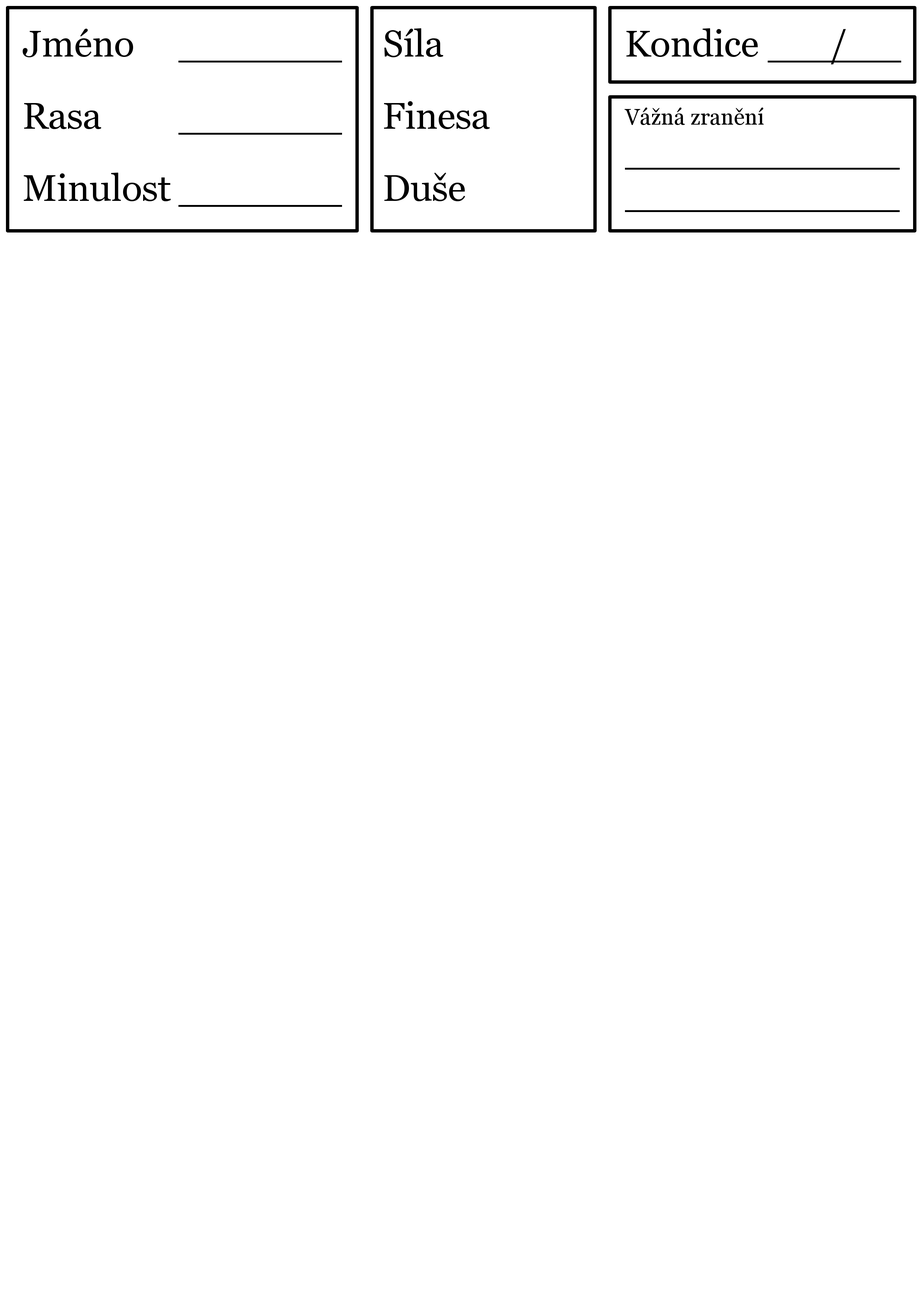
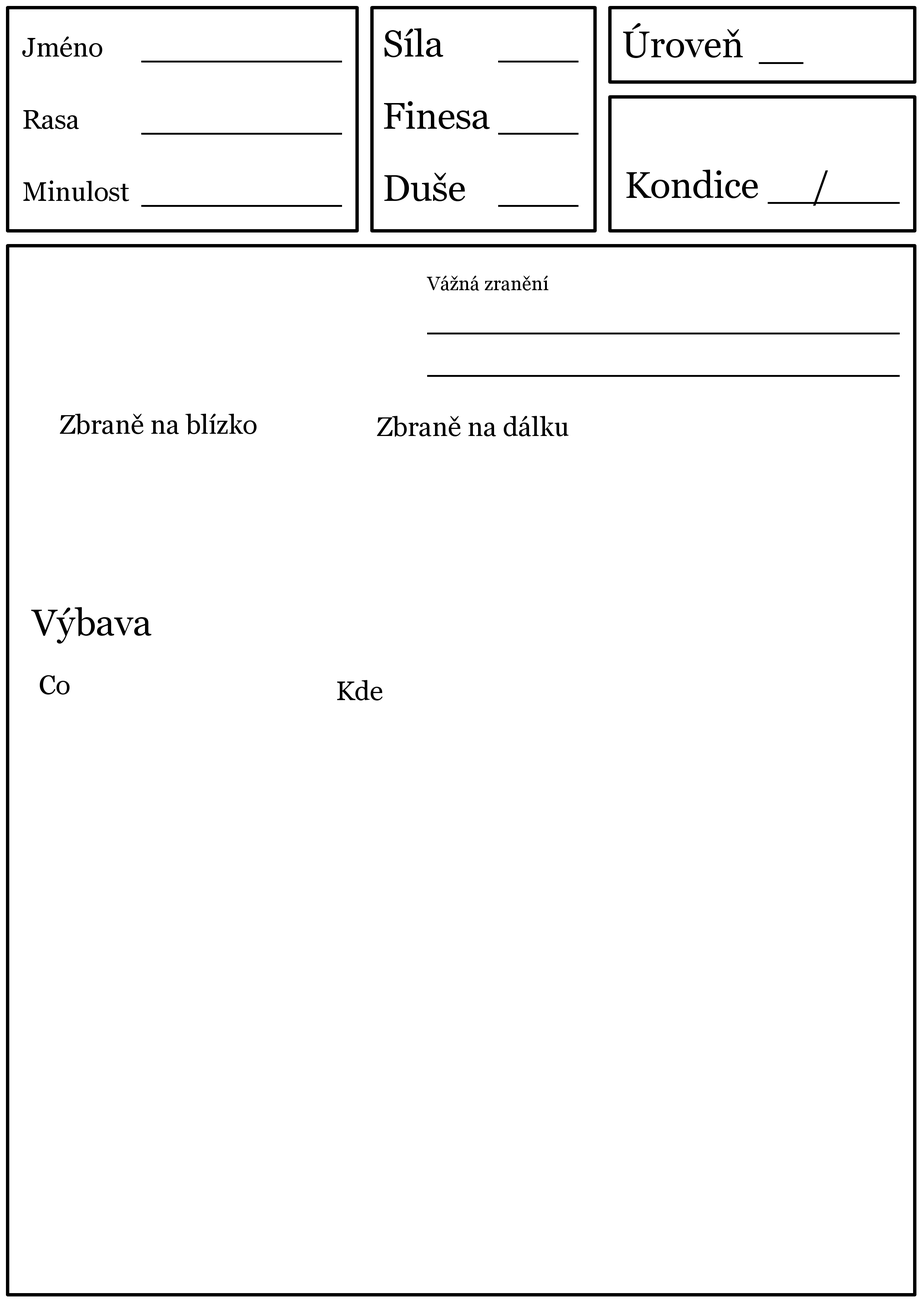
Two versions of the same layered image (922px x 1305px). Layer-by-layer changes:
added group "Jméno, Rasa, Minulost" with 2 layers above "Atributy" over [22, 36, 179, 207]
renamed "Jméno ..." to "Labely (jméno, rasa, minulost)", moved it into group "Jméno, Rasa, Minulost", painted on it over [22, 28, 171, 202]
renamed "..." to "Jméno, rasa, minulost ______", moved it into group "Jméno, Rasa, Minulost", painted on it over [141, 60, 179, 207]
added group "Atributy" with 2 layers above "Kondice" over [498, 60, 579, 207]
added layer "Atributy ______" in group "Atributy" over [498, 60, 579, 207]
added group "Kondice" with 1 layers above "Vážná zranění" over [626, 169, 901, 206]
moved "Kondice /" into group "Kondice", painted on it over [626, 28, 902, 206]
painted on "Vážná zranění" over [426, 107, 901, 377]
added group "Úroveň" with 2 layers above "Zbraně na blízko" over [623, 23, 804, 64]
added layer "Úroveň ______" in group "Úroveň" over [759, 62, 804, 64]
added layer "Úroveň label" in group "Úroveň" over [623, 23, 744, 59]
added group "Zbraně na blízko" with 1 layers above "Zbraně na dálku" over [59, 413, 257, 435]
added layer "Zbraně na blízko label" in group "Zbraně na blízko" over [59, 413, 257, 435]
added group "Zbraně na dálku" with 1 layers above "Výbava" over [377, 415, 569, 437]
added layer "Zbraně na dálku label" in group "Zbraně na dálku" over [377, 415, 569, 437]
added group "Výbava" with 3 layers above "Layer" over [31, 606, 383, 701]
added layer "Co" in group "Výbava" over [39, 675, 70, 695]
added layer "Kde" in group "Výbava" over [337, 679, 383, 701]
added layer "Výbava label" in group "Výbava" over [31, 606, 152, 644]
painted on "Layer" over [5, 243, 917, 1297]
